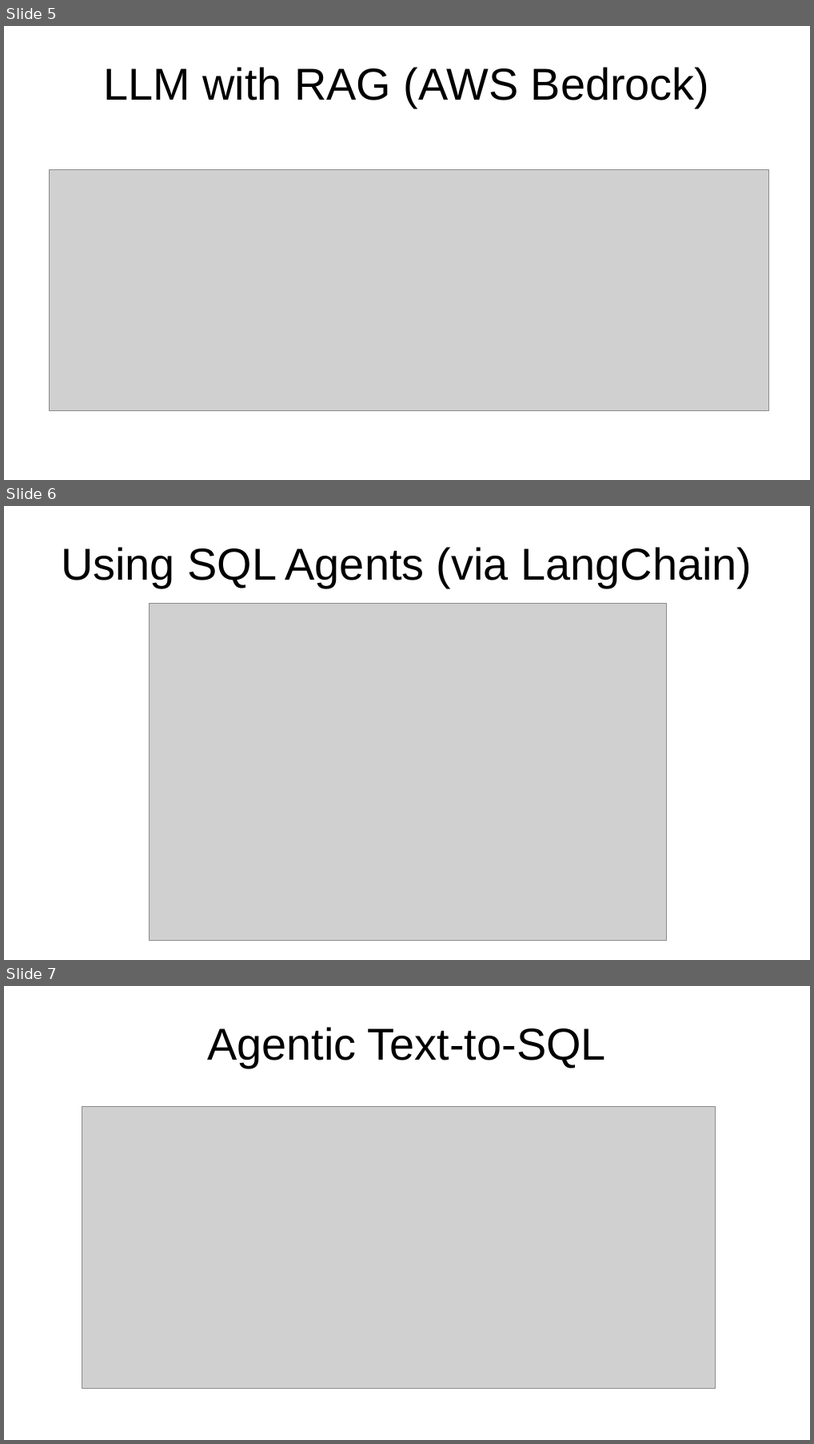
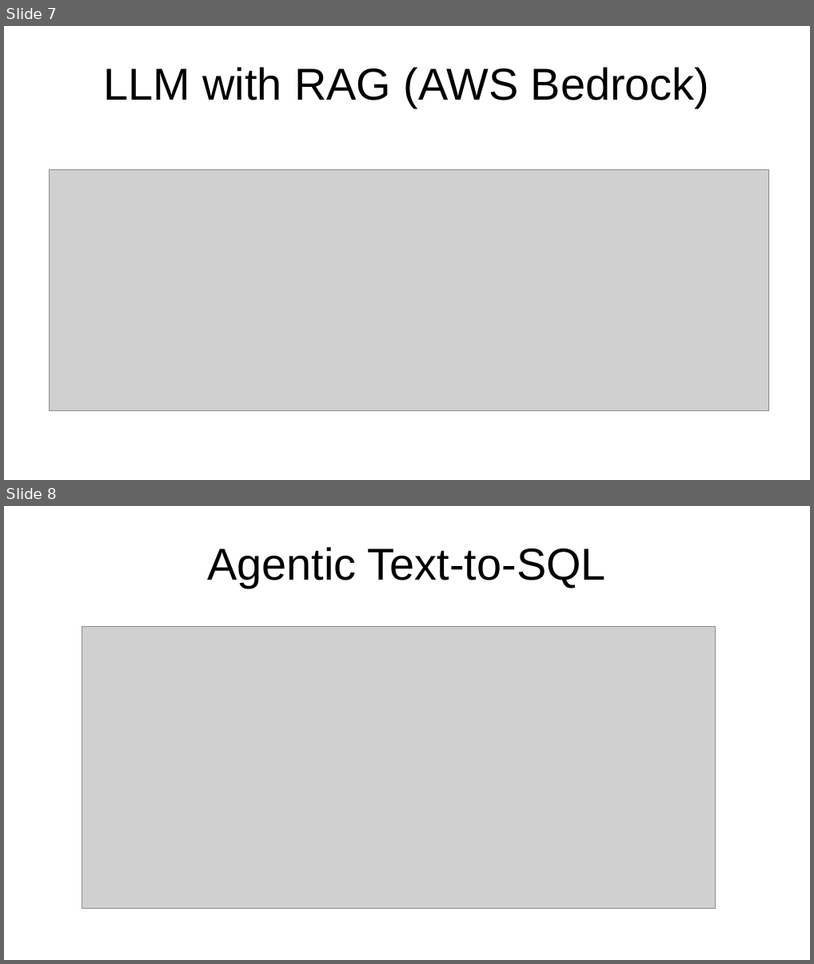
Before and after one commit to slsu0424/slsu0424.github.io, a slide deck: AI_Arch.pptx. Shown one above the other, each under a label of ours: slides 5, 6 and 7 before the commit, slides 7 and 8 after it. The pictures are 814x1444 and 814x964 pixels, drawn with LibreOffice and Linux fonts; fonts in the diff are those of the drawing; grey boxes stand for pictures. Boxes give left, top, right and bottom in pixels: in the first picture for what was removed or moved away, otherwise in the second. Text is boxed around its words. In the diff, an @@ line names an element or a change of style, - is before the commit and + after.

```diff
--- a/AI_Arch.pptx
+++ b/AI_Arch.pptx
@@ slide 6 removed at (x1=4, y1=506, x2=810, y2=960), background #FFFFFF @@
@@ title removed at (x1=61, y1=547, x2=752, y2=588) @@
-Using SQL Agents (via LangChain)
@@ picture removed at (x1=150, y1=604, x2=667, y2=940) @@
@@ what was slide 5 is now slide 7 @@
@@ what was slide 7 is now slide 8 @@
```
Also in this commit, not shown: 1 slide changed, 12 slides added, 2 other slides removed, 2 other files.
